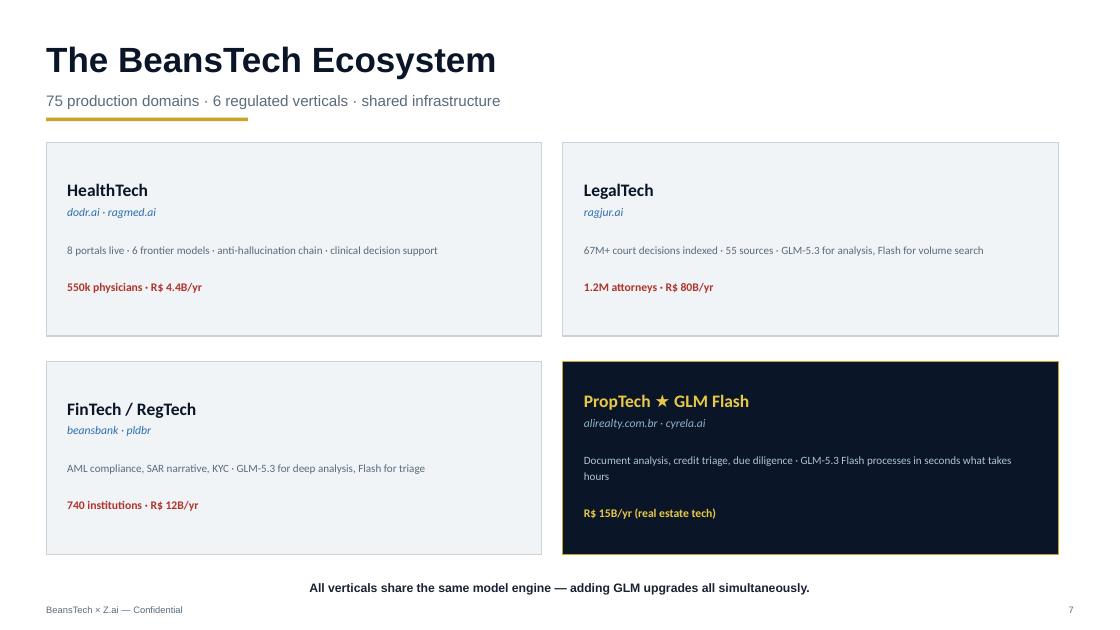
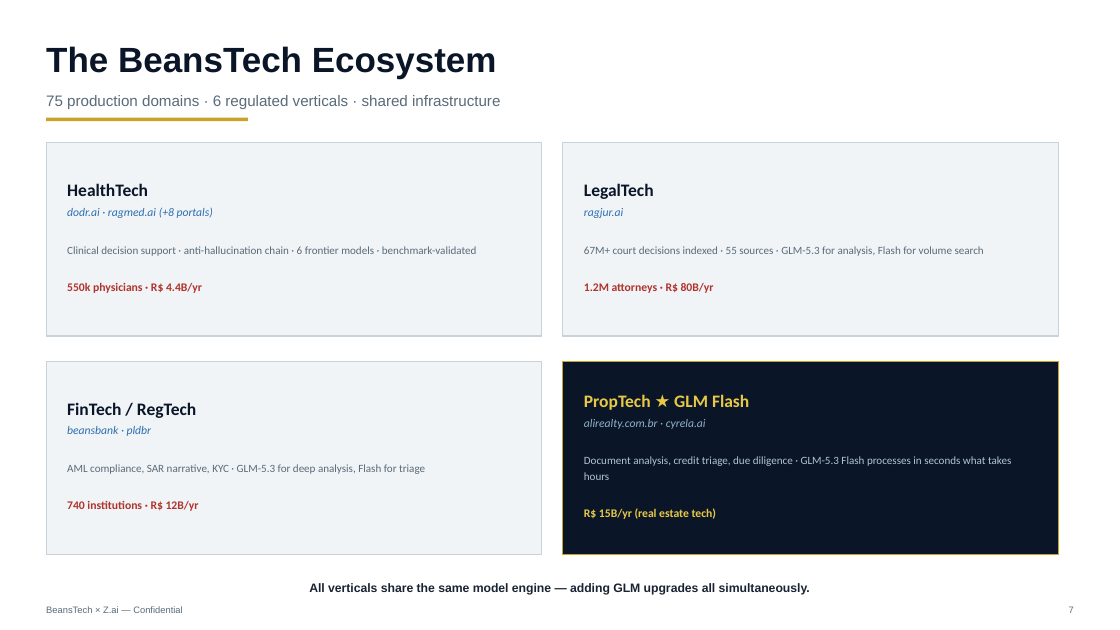
Before and after one commit to beanstechhub/healthtech-infra, a slide deck: slide 7 of apresentacoes/ZCloud-Zai-Parceria-EN.pptx. Drawn at 1120x630 pixels with LibreOffice and Linux fonts; fonts in the diff are those of the drawing. Boxes give left, top, right and bottom in pixels: in the first picture for what was removed or moved away, otherwise in the second. Text is boxed around its words. In the diff, an @@ line names an element or a change of style, - is before the commit and + after.

Commit message:
Deck: full group scope (75 domains, 67M decisions, 4 verticals) — not health-only

```diff
--- a/apresentacoes/ZCloud-Zai-Parceria-EN.pptx
+++ b/apresentacoes/ZCloud-Zai-Parceria-EN.pptx
@@ text at (67, 208, 477, 256): text changed @@
-dodr.ai · ragmed.ai
-8 portals live · 6 frontier models · anti-hallucination chain · clinical decision support
+dodr.ai · ragmed.ai (+8 portals)
+Clinical decision support · anti-hallucination chain · 6 frontier models · benchmark-validated
```
Also in this commit, not shown: 3 other slides changed, 1 other file.
